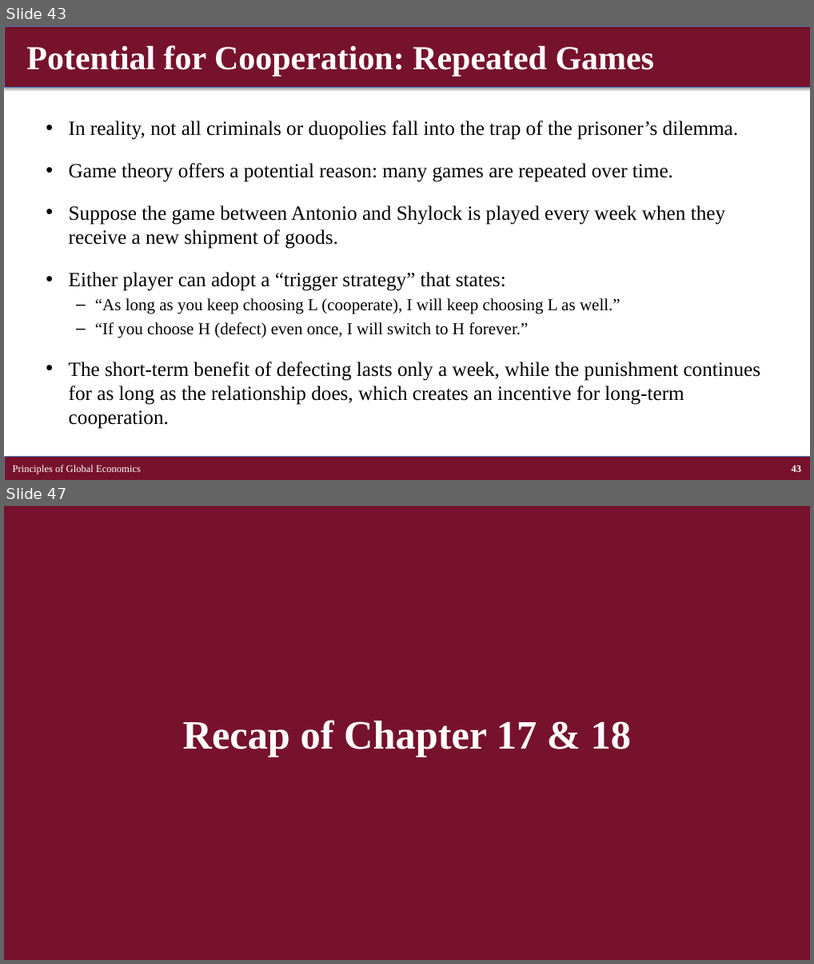
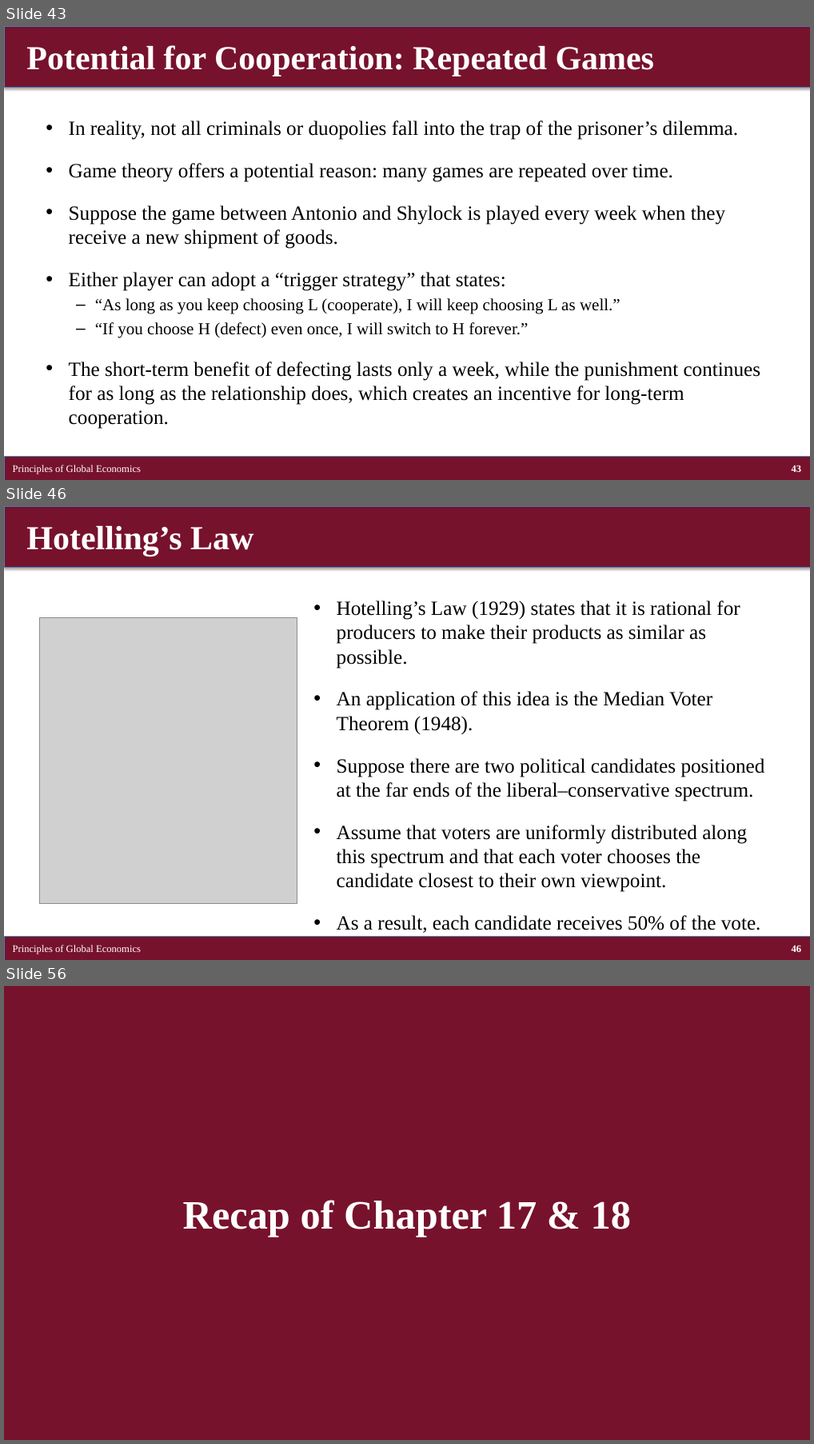
Before and after one commit to brianhwpark/brianhwpark.github.io, a slide deck: files/teaching-resources/concordiacollege-bus-201/bus-201-lecture-note/bus201-ch17-18.pptx. Shown one above the other, each under a label of ours: slides 43 and 47 before the commit, slides 43, 46 and 56 after it; the slides between them are not shown. The pictures are 814x964 and 814x1444 pixels, drawn with LibreOffice and Linux fonts; fonts in the diff are those of the drawing; grey boxes stand for pictures. Boxes give left, top, right and bottom in pixels: in the first picture for what was removed or moved away, otherwise in the second. Text is boxed around its words. In the diff, an @@ line names an element or a change of style, - is before the commit and + after.

```diff
--- a/files/teaching-resources/concordiacollege-bus-201/bus-201-lecture-note/bus201-ch17-18.pptx
+++ b/files/teaching-resources/concordiacollege-bus-201/bus-201-lecture-note/bus201-ch17-18.pptx
@@ slide 46 added at [4,506,810,960], background #FFFFFF @@
@@ rectangle added at [4,506,810,567], fill #77122C, outline #4B7EBC 0.75 pt @@
@@ title added at [26,526,254,556], 40 pt, text #FFFFFF, bold @@
+Hotelling’s Law
@@ text added at [337,600,766,932], 24 pt, text #000000 @@
+• Hotelling’s Law (1929) states that it is rational for producers to make their products as similar as possible.
+• An application of this idea is the Median Voter Theorem (1948).
+• Suppose there are two political candidates positioned at the far ends of the liberal–conservative spectrum.
+• Assume that voters are uniformly distributed along this spectrum and that each voter chooses the candidate closest to their own viewpoint.
+• As a result, each candidate receives 50% of the vote.
@@ picture added at [40,617,297,903] @@
@@ rectangle added at [4,936,810,960], fill #77122C, outline #4B7EBC 0.75 pt @@
@@ text added at [13,944,141,954], 12 pt, text #FFFFFF @@
+Principles of Global Economics
@@ page number added at [792,944,802,952], 12 pt, text #FFFFFF, bold @@
+46
@@ what was slide 47 is now slide 56 @@
```
Also in this commit, not shown: 3 slides changed, 8 other slides added, 11 other files.
